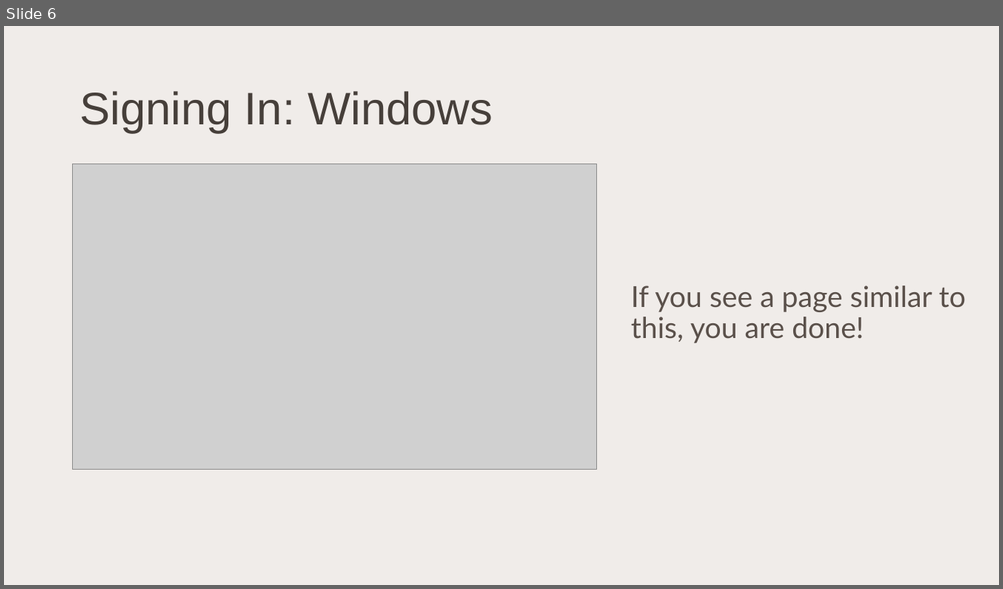
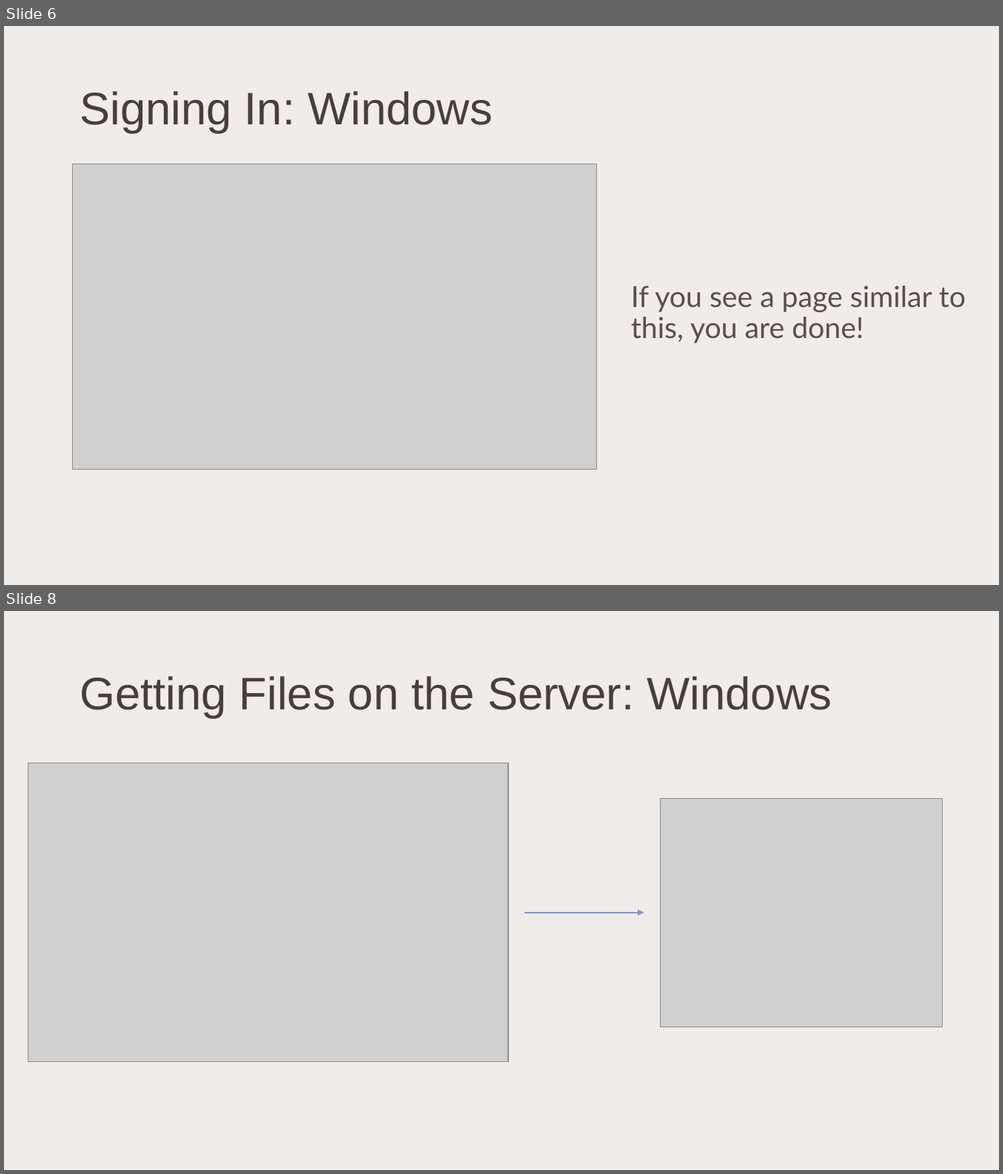
Before and after one commit to kyleromero98/Code-Camp, a slide deck: Week-3/Using the Linux Servers.pptx. Shown one above the other, each under a label of ours: slide 6 before the commit, slides 6 and 8 after it; the slides between them are not shown. The pictures are 1003x589 and 1003x1174 pixels, drawn with LibreOffice and Linux fonts; fonts in the diff are those of the drawing; grey boxes stand for pictures. Boxes give left, top, right and bottom in pixels: in the first picture for what was removed or moved away, otherwise in the second. Text is boxed around its words. In the diff, an @@ line names an element or a change of style, - is before the commit and + after.

```diff
--- a/Week-3/Using the Linux Servers.pptx
+++ b/Week-3/Using the Linux Servers.pptx
@@ slide 8 added at (x1=4, y1=611, x2=999, y2=1170), background #F0ECE9 @@
@@ title added at (x1=79, y1=676, x2=832, y2=718), 44 pt, text #463F3A @@
+Getting Files on the Server: Windows
@@ picture added at (x1=28, y1=763, x2=509, y2=1062) @@
@@ picture added at (x1=660, y1=798, x2=942, y2=1028) @@
@@ arrow added from (524, 913) to (644, 913), #8098CF 1.5 pt @@
```
Also in this commit, not shown: 1 slide changed, 3 other slides added, 1 other file.
